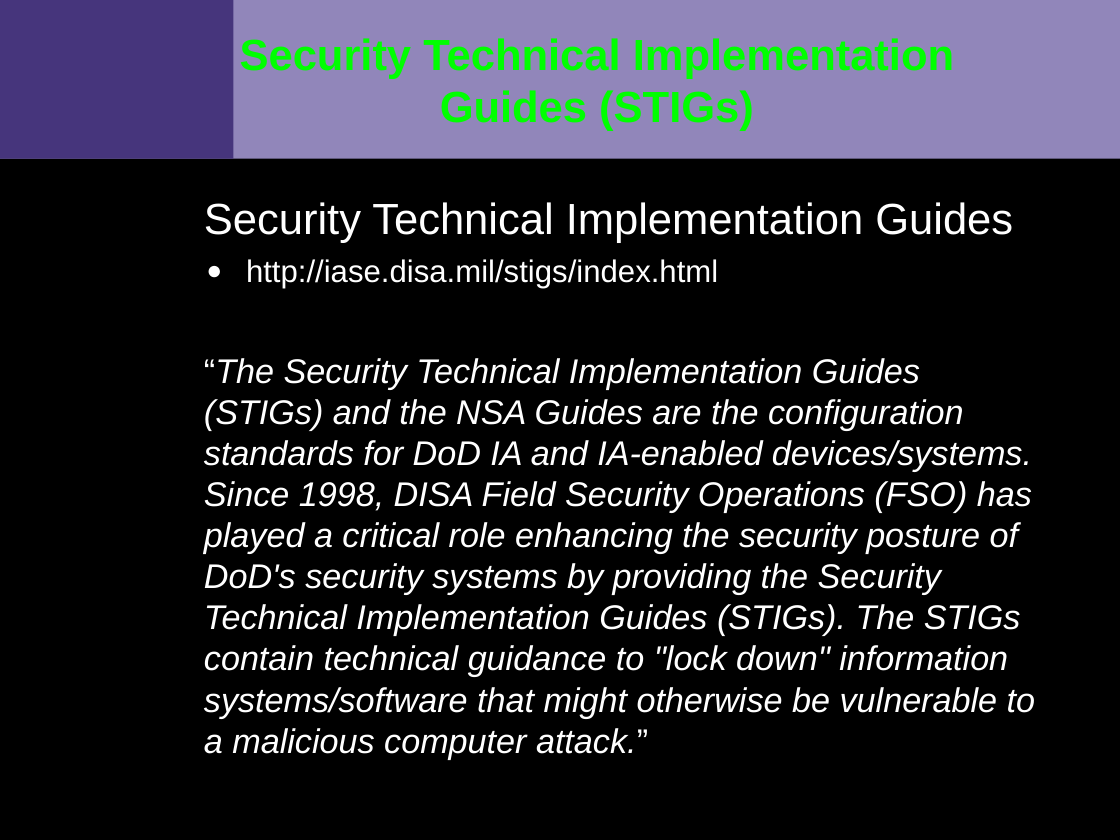
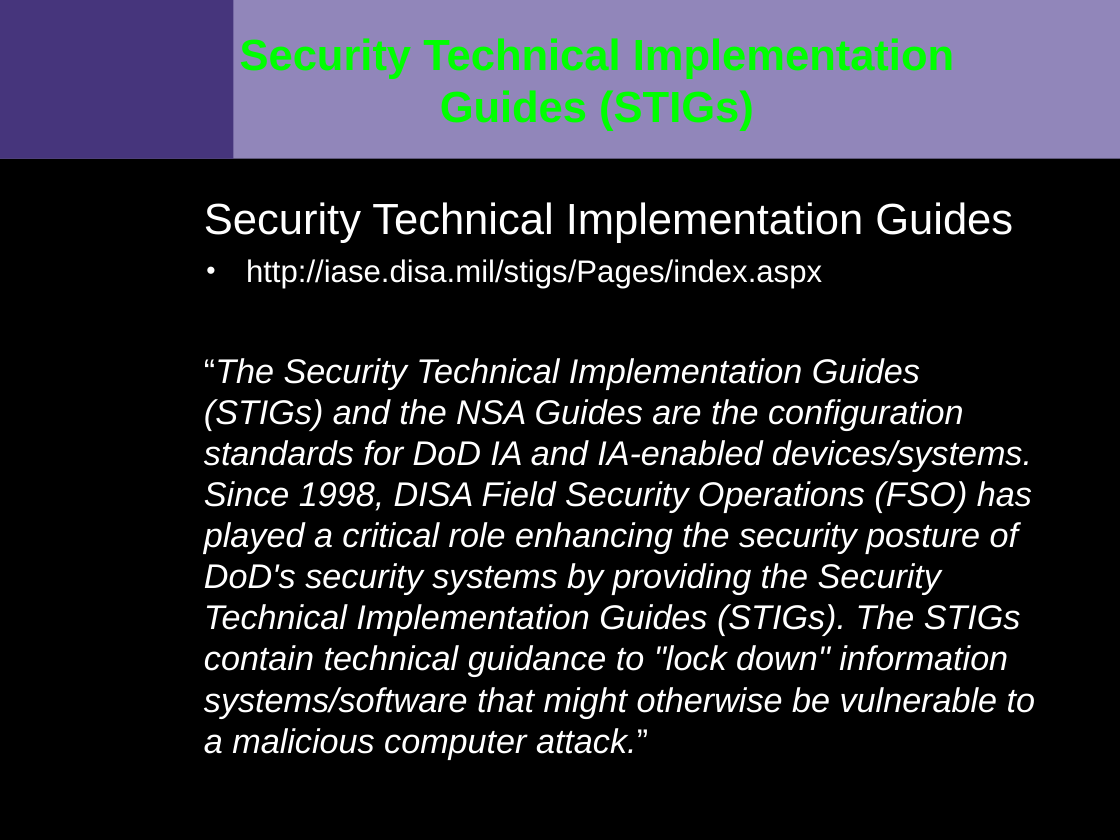
Before and after one commit to VCTLabs/elc2015-presentations, a slide deck: slide 10 of security_IoT/security_assessment_slides.odp. Drawn at 1120x840 pixels with LibreOffice and Linux fonts; fonts in the diff are those of the drawing; background and template pictures are left out. Boxes give left, top, right and bottom in pixels: in the first picture for what was removed or moved away, otherwise in the second. Text is boxed around its words. In the diff, an @@ line names an element or a change of style, - is before the commit and + after.

```diff
--- a/security_IoT/security_assessment_slides.odp
+++ b/security_IoT/security_assessment_slides.odp
@@ text at box(246, 259, 822, 289): text changed @@
-  ● http://iase.disa.mil/stigs/index.html
+  • http://iase.disa.mil/stigs/Pages/index.aspx
```
Also in this commit, not shown: 7 other slides changed, 1 other file.
